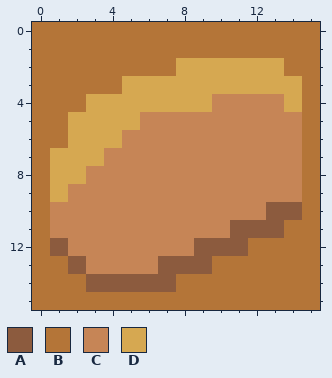
Pixel-art sprite -- Scenes/Worlds/StageOne/Textures/Ground/dirt-006.png. That is the earlier state.
The file is 16x16 pixels.
Palette (. is transparent): A #8c5b3e  B #b47538  C #c68556  D #d6a851
And afterwards:
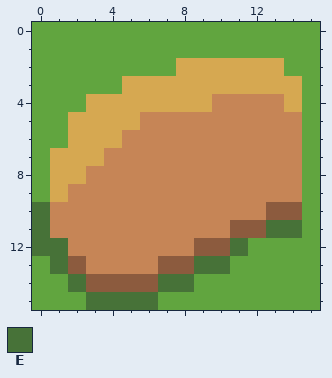
Colours new in this view: E #477238
Diff:
colour B: #b47538 -> #61a53f
y 10: x 0 B -> E
y 11: x 0 B -> E; x 13..14 AB -> EE
y 12: x 0..1 BA -> EE; x 11 A -> E
y 13: x 1 B -> E; x 9..10 AB -> EE
y 14: x 2 B -> E; x 7..8 AB -> EE
y 15: x 3..6 BBBB -> EEEE
Where, in picture pixels (left, top, right, bottom), the same in both pictures:
changed: (32, 22, 320, 310)
